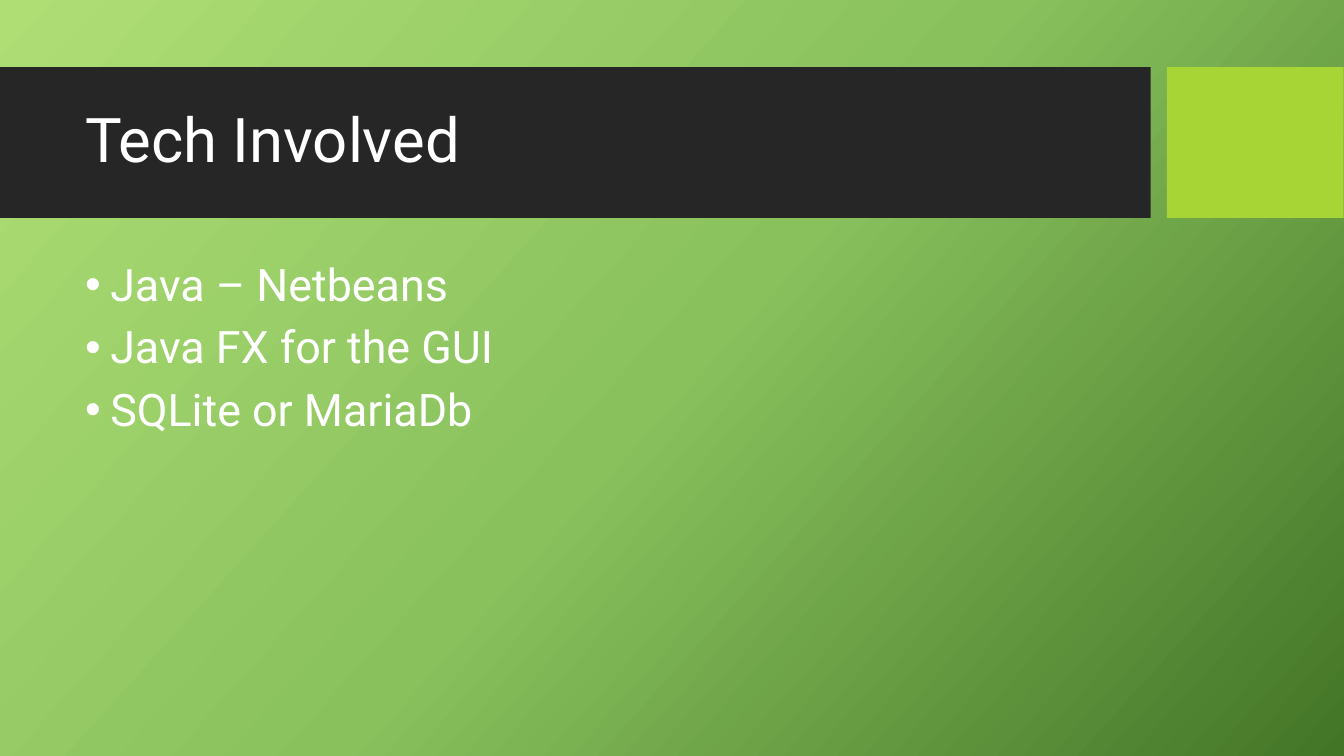
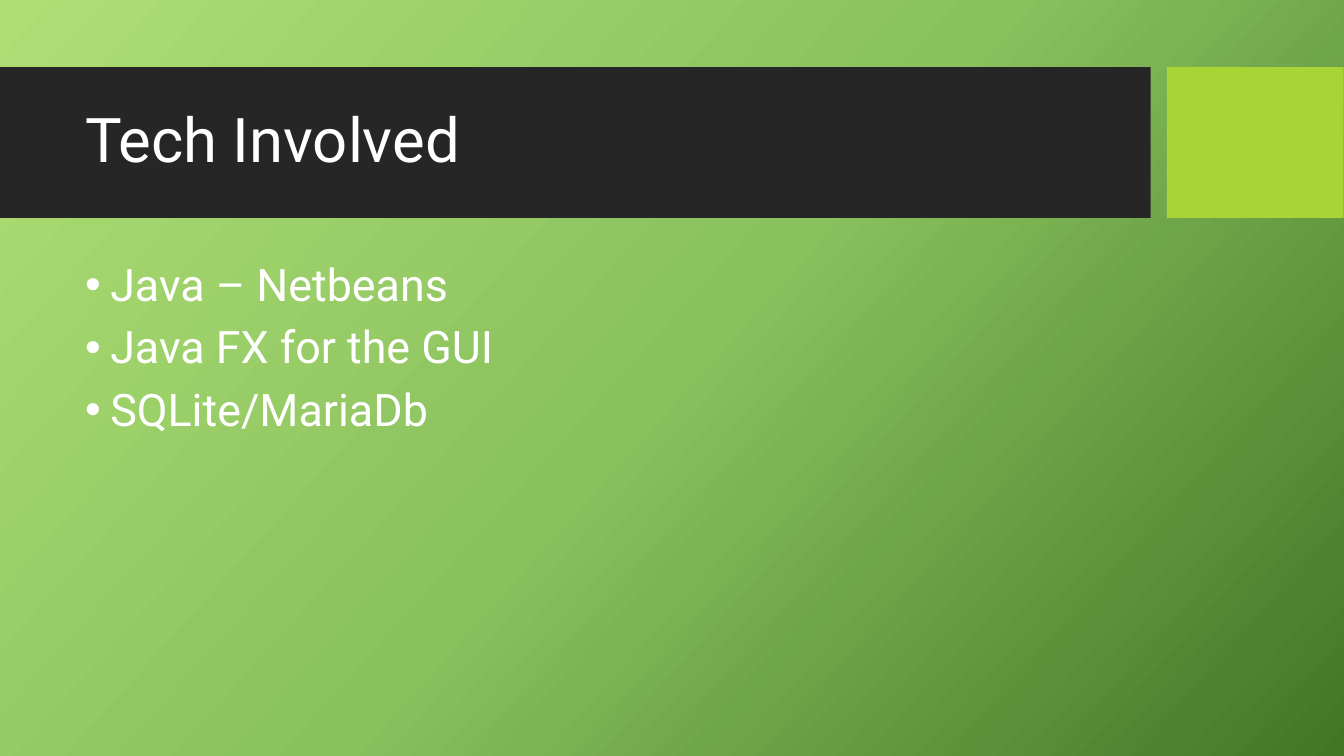
Before and after one commit to whitej9406/CSC-289-Project, a slide deck: slide 3 of Retro_Paradise.pptx. Drawn at 1344x756 pixels with LibreOffice and Linux fonts; fonts in the diff are those of the drawing; background and template pictures are left out. Boxes give left, top, right and bottom in pixels: in the first picture for what was removed or moved away, otherwise in the second. Text is boxed around its words. In the diff, an @@ line names an element or a change of style, - is before the commit and + after.

```diff
--- a/Retro_Paradise.pptx
+++ b/Retro_Paradise.pptx
@@ text at bbox=[110, 392, 428, 431]: text changed @@
-• SQLite or MariaDb
+• SQLite/MariaDb
```
Also in this commit, not shown: 1 slide added.
